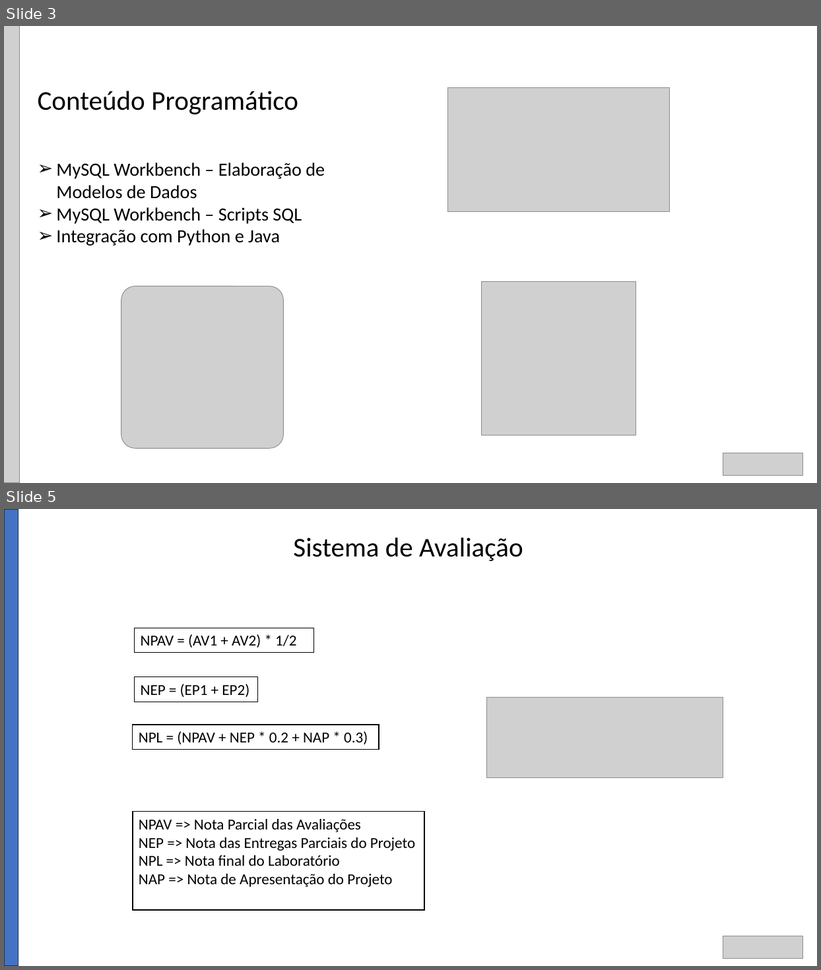
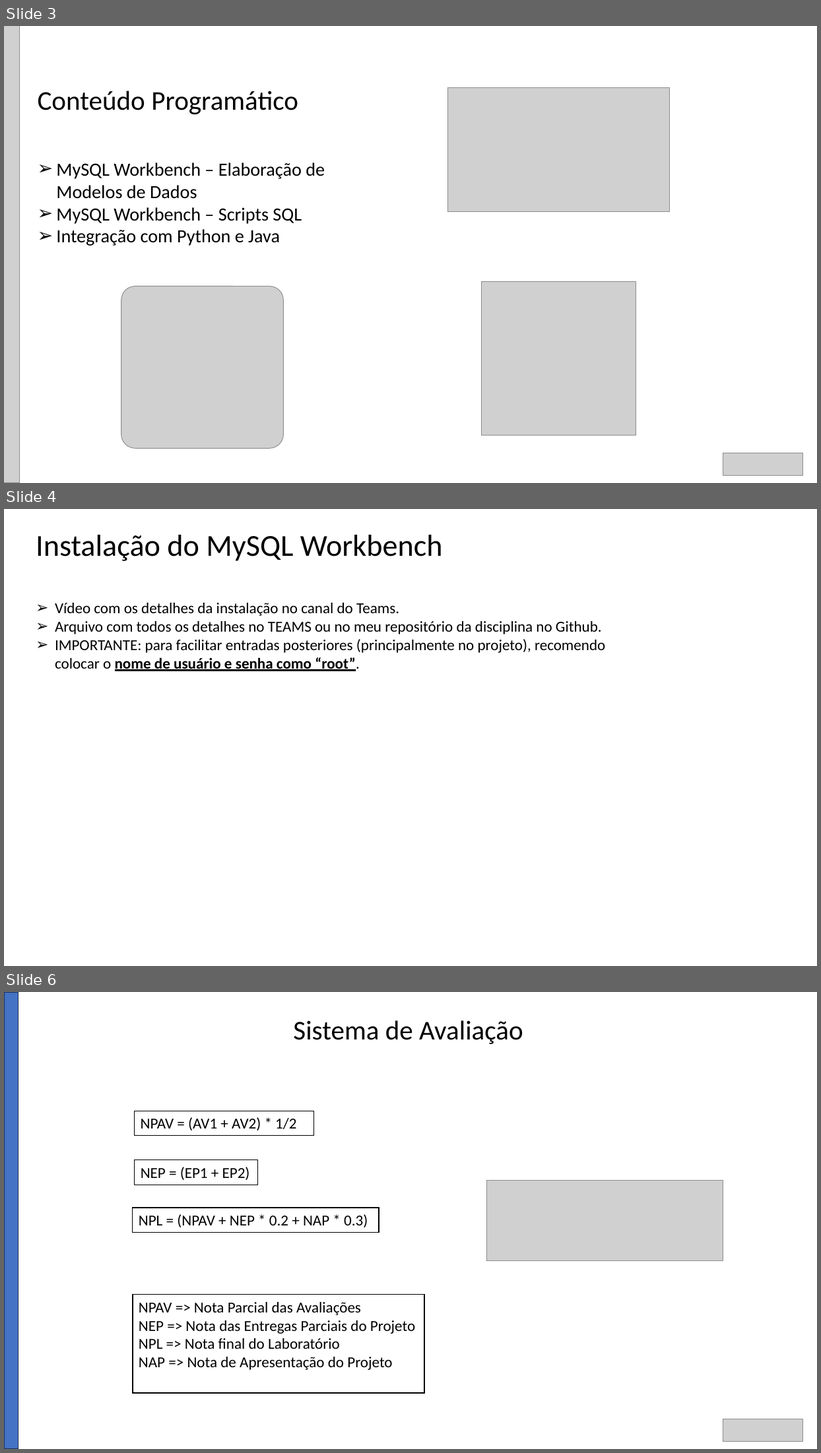
Before and after one commit to Felipe-Tagawa/C07-Monitoria, a slide deck: Aula 1/Apresentação da Disciplina.pptx. Shown one above the other, each under a label of ours: slides 3 and 5 before the commit, slides 3, 4 and 6 after it; the slides between them are not shown. The pictures are 821x970 and 821x1453 pixels, drawn with LibreOffice and Linux fonts; fonts in the diff are those of the drawing; grey boxes stand for pictures; background and template pictures are left out. Boxes give left, top, right and bottom in pixels: in the first picture for what was removed or moved away, otherwise in the second. Text is boxed around its words. In the diff, an @@ line names an element or a change of style, - is before the commit and + after.

```diff
--- a/Aula 1/Apresentação da Disciplina.pptx
+++ b/Aula 1/Apresentação da Disciplina.pptx
@@ slide 4 added at (4,509,817,966), background picture (left out) @@
@@ text added at (36,535,605,671), 18 pt, text #000000 @@
+Instalação do MySQL Workbench
+➢ Vídeo com os detalhes da instalação no canal do Teams.
+➢ Arquivo com todos os detalhes no TEAMS ou no meu repositório da disciplina no Github.
+➢ IMPORTANTE: para facilitar entradas posteriores (principalmente no projeto), recomendo colocar o nome de usuário e senha como “root”.
@@ what was slide 5 is now slide 6 @@
```
Also in this commit, not shown: 2 slides changed, 1 other slide added, 5 other files.
